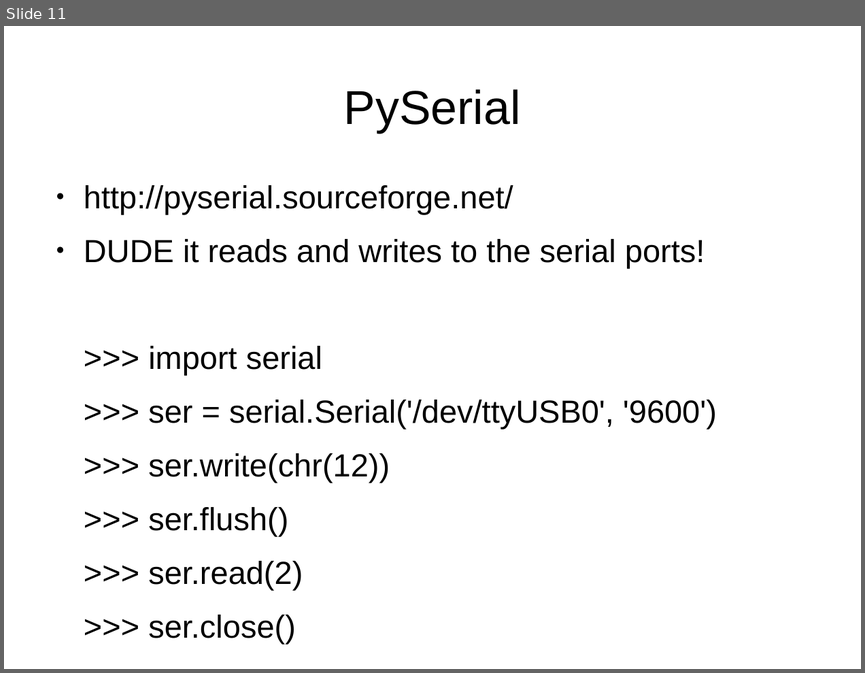
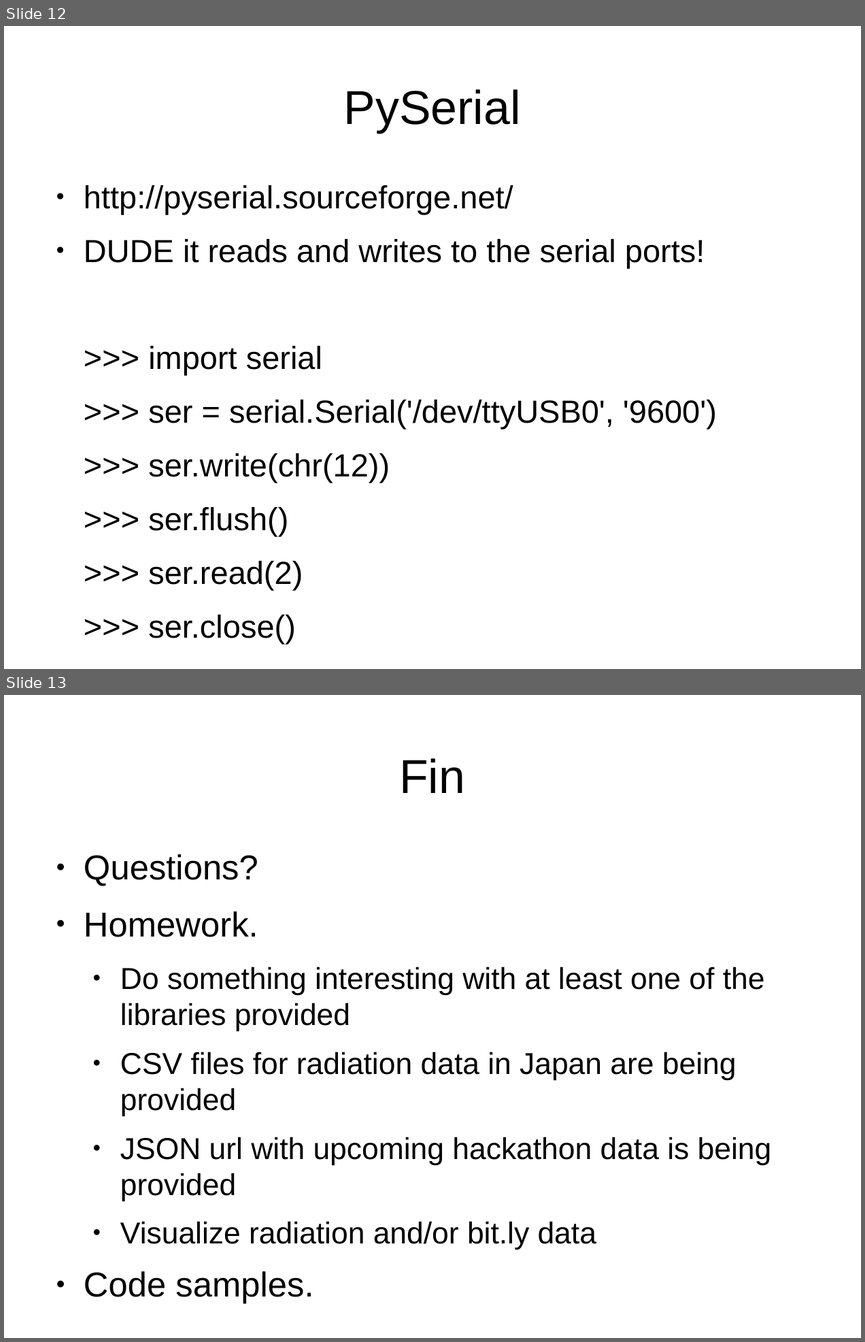
Before and after one commit to bradfordbarr/HacDC-Intro-to-Programming, a slide deck: class_4/class_4.odp. Shown one above the other, each under a label of ours: slide 11 before the commit, slides 12 and 13 after it. The pictures are 865x673 and 865x1342 pixels, drawn with LibreOffice and Linux fonts; fonts in the diff are those of the drawing. Boxes give left, top, right and bottom in pixels: in the first picture for what was removed or moved away, otherwise in the second. Text is boxed around its words. In the diff, an @@ line names an element or a change of style, - is before the commit and + after.

Commit message:
Updated the presentations.

```diff
--- a/class_4/class_4.odp
+++ b/class_4/class_4.odp
@@ slide 13 added at bbox=[4, 695, 861, 1338], background #FFFFFF @@
@@ title added at bbox=[399, 758, 465, 793], 44 pt, text #000000 @@
+Fin
@@ text added at bbox=[84, 854, 772, 1250], 28 pt, text #000000 @@
+● Questions?
+● Homework.
+  ● Do something interesting with at least one of the libraries provided
+  ● CSV files for radiation data in Japan are being provided
+  ● JSON url with upcoming hackathon data is being provided
+  ● Visualize radiation and/or bit.ly data
+● Code samples.
@@ what was slide 11 is now slide 12 @@
```
Also in this commit, not shown: 1 other slide added, 1 other file.
